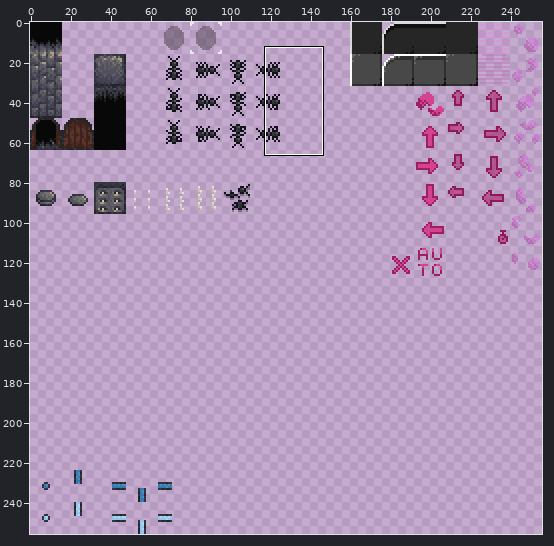
One commit to this sprite sheet: resources/sprites.png. Above: a wide view before the commit, with the close-up outlined.
Close-up. Before the edit:
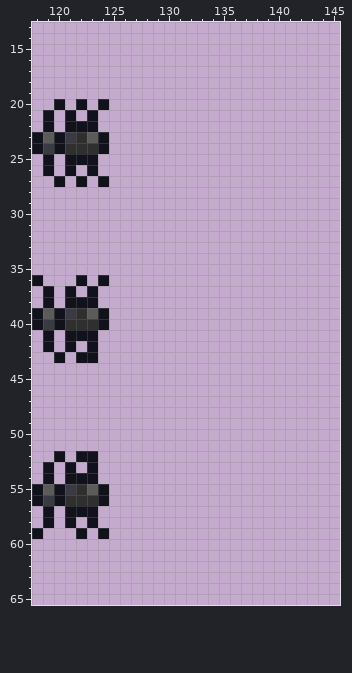
The file is 256x256 pixels. Colours within 5 levels of each other are drawn and written as one. Shown: x 118..145, y 13..65.
After the commit:
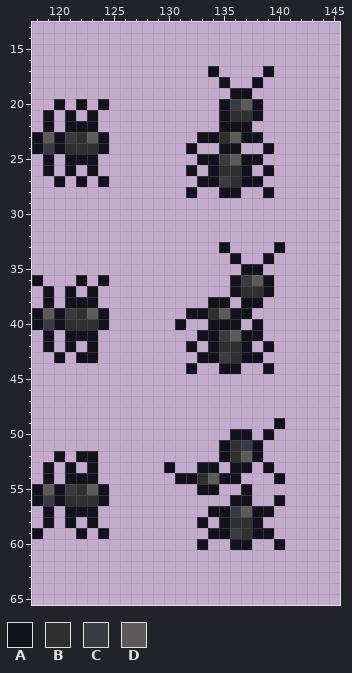
Palette (. is transparent): A #12121c  B #2f2f2f  C #3a3a44  D #5c5b5a
Commit: :sparkles: Spiked animation
From old to new:
There is now colour A in row 17 at x 134 and 139; in row 18 at x 135 and 138; in row 19 at x 136 to 137; in rows 20 to 21 at x 135 and 138; in row 22 at x 135 to 137; in row 23 at x 133 to 134 and 137 to 138.
There is now colour A in row 24 at x 132, 135 to 136 and 139; in row 25 at x 133 to 134 and 137 to 138; in row 26 at x 132, 134, 137 and 139; in row 27 at x 133 to 134 and 137 to 138; in row 28 at x 132, 135 to 136 and 139; in row 33 at x 135 and 140.
There is now colour A in row 34 at x 136 and 139; in row 35 at x 137 to 138; in rows 36 to 37 at x 136 and 139; in row 38 at x 134 to 135 and 137 to 138; in row 39 at x 132 to 133 and 136 to 137; in row 40 at x 131, 134 to 136 and 138.
There is now colour A in row 41 at x 133 to 134 and 137 to 138; in row 42 at x 132, 134, 137 and 139; in row 43 at x 133 to 134 and 137 to 138; in row 44 at x 132, 135 to 136 and 139; in row 49 at x 140; in row 50 at x 136 to 137 and 139.
There is now colour A in rows 51 to 52 at x 135 and 138; in row 53 at x 130, 133 to 134, 136 to 137 and 139; in row 54 at x 131 to 132, 135 to 136 and 140; in row 55 at x 133 to 134 and 137; in row 56 at x 136 to 137 and 140; in row 57 at x 134 to 135 and 138 to 139.
There is now colour A in row 58 at x 133, 135 and 138; in row 59 at x 134 to 135 and 138 to 139; in row 60 at x 133, 136 to 137 and 140.
There is now colour B in row 21 at x 136 to 137; in row 23 at x 135; in row 26 at x 135 to 136; in row 27 at x 136; in row 37 at x 137 to 138; in row 39 at x 134.
There is now colour B in row 42 at x 135 to 136; in row 43 at x 136; in rows 51 to 52 at x 136; in row 54 at x 133; in row 58 at x 136 to 137; in row 59 at x 137.
There is now colour C in row 20 at x 136; in row 25 at x 135; in row 27 at x 135; in row 36 at x 137; in row 41 at x 135; in row 43 at x 135.
There is now colour C in row 51 at x 137; in row 57 at x 136; in row 59 at x 136.
There is now colour D in row 20 at x 137; in row 23 at x 136; in row 25 at x 136; in row 36 at x 138; in row 39 at x 135; in row 41 at x 136.
There is now colour D in row 52 at x 137; in row 54 at x 134; in row 57 at x 137.
Changed places in both close-ups, as pixel boxes (x1, y1, x2, y2):
added: (175, 66, 285, 374)
added: (164, 418, 285, 550)
